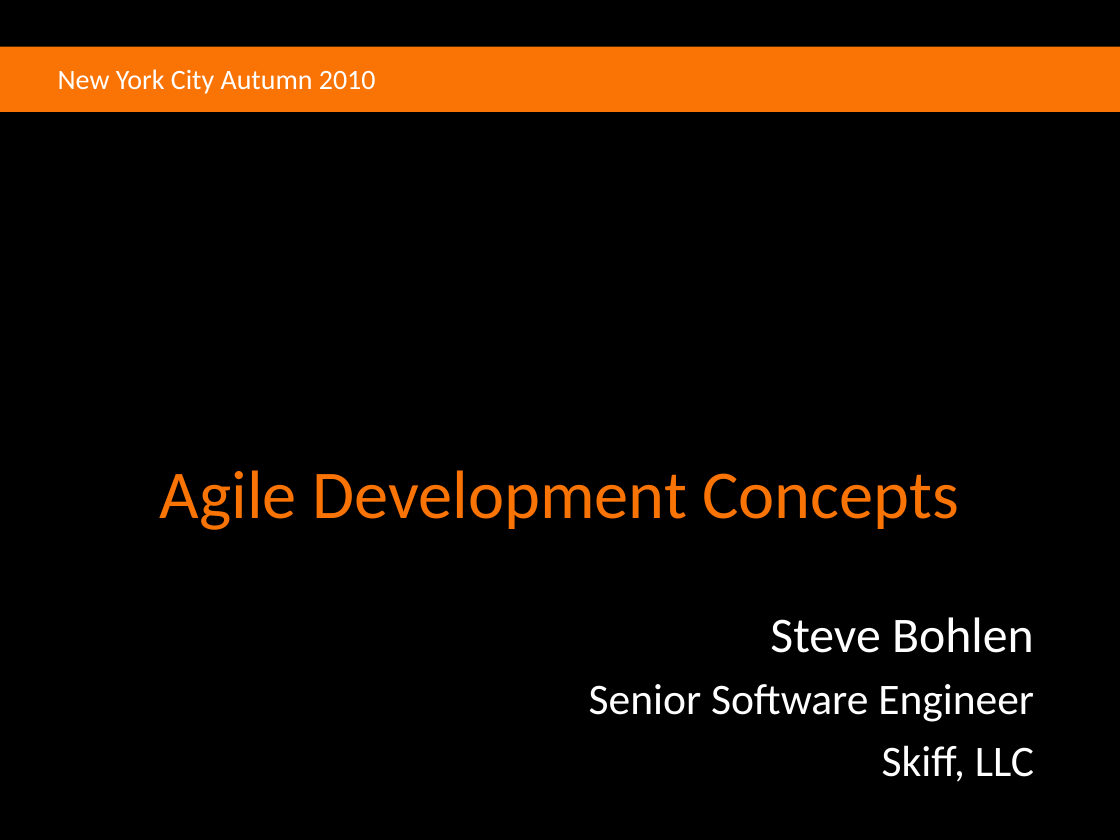
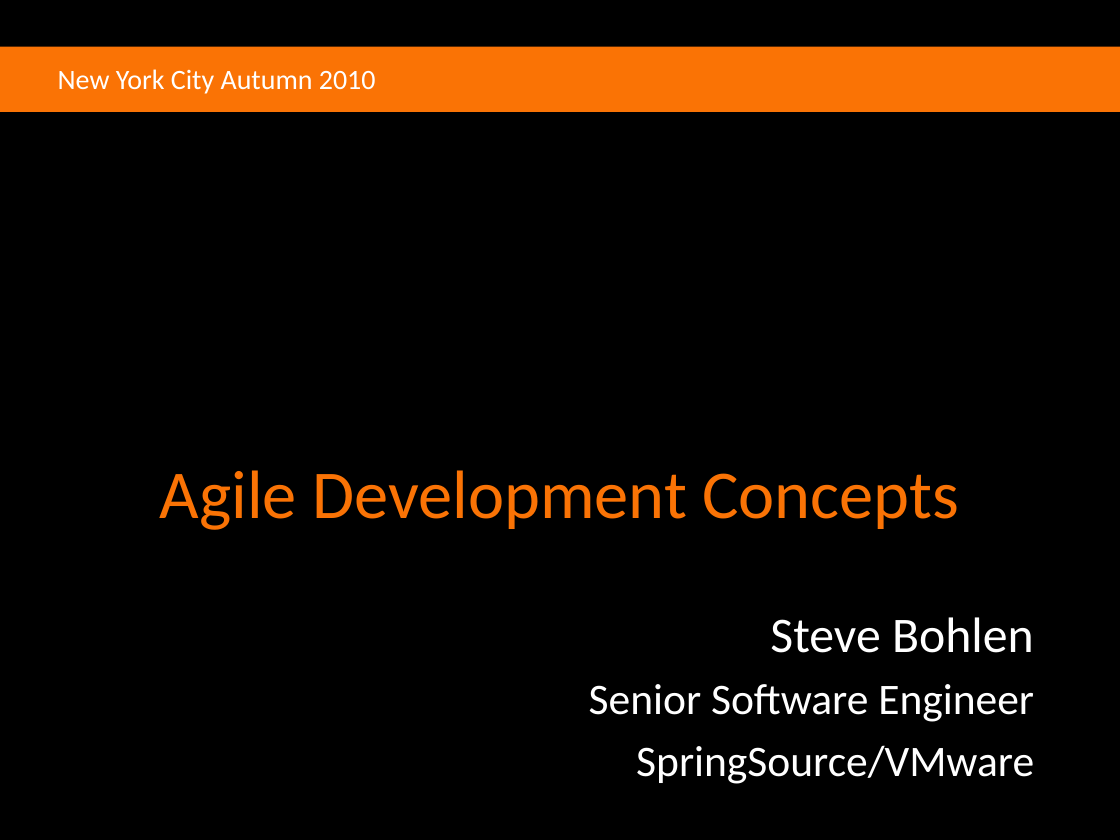
Before and after one commit to agilefire/November2010, a slide deck: slide 1 of Agile Firestarter Autumn 2010 Intro To Agile.pptx. Drawn at 1120x840 pixels with LibreOffice and Linux fonts; fonts in the diff are those of the drawing; background and template pictures are left out. Boxes give left, top, right and bottom in pixels: in the first picture for what was removed or moved away, otherwise in the second. Text is boxed around its words. In the diff, an @@ line names an element or a change of style, - is before the commit and + after.

```diff
--- a/Agile Firestarter Autumn 2010 Intro To Agile.pptx
+++ b/Agile Firestarter Autumn 2010 Intro To Agile.pptx
@@ subtitle at (636, 745, 1034, 784): text changed @@
-Skiff, LLC
+SpringSource/VMware
```
Also in this commit, not shown: 2 other slides changed, 2 other files.
